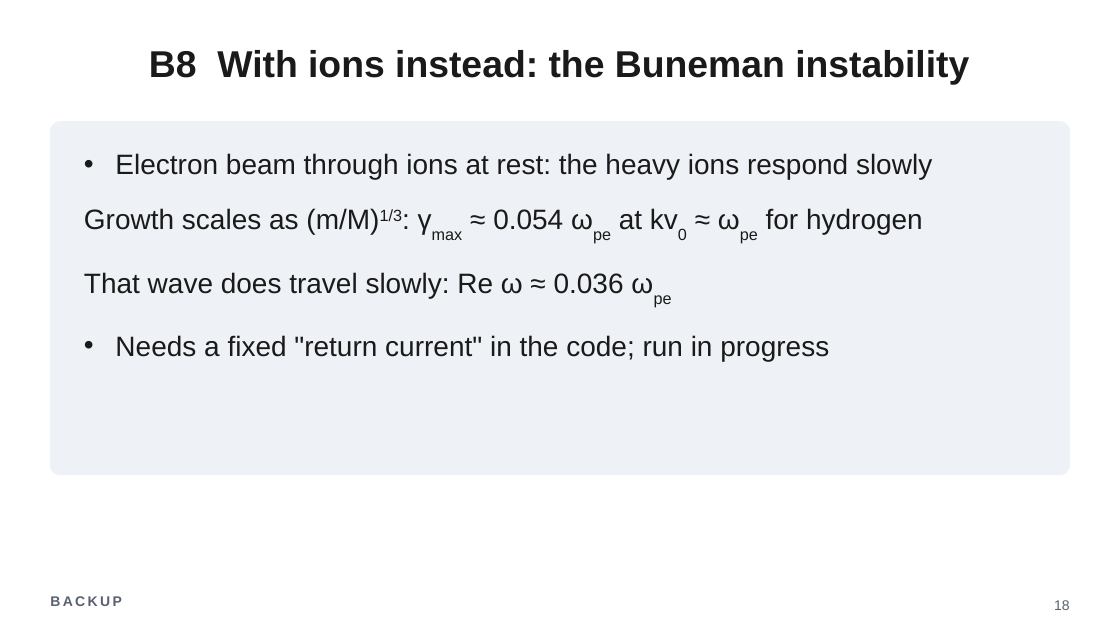
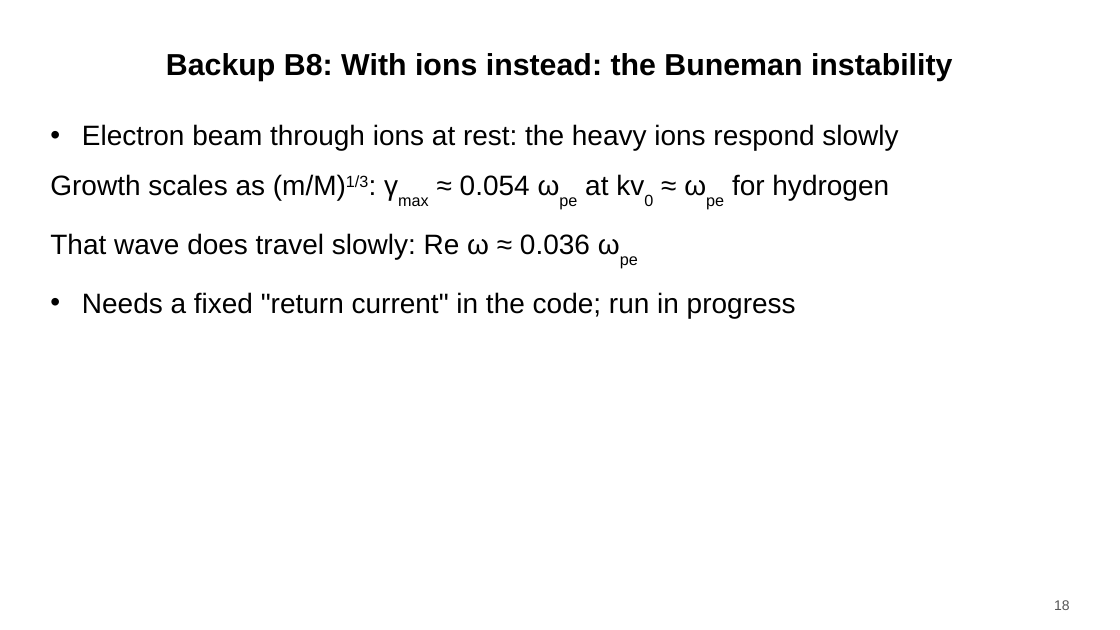
Before and after one commit to harry-wu-28/plasma, a slide deck: slide 18 of twostream/results/talk/twostream_talk.pptx. Drawn at 1120x630 pixels with LibreOffice and Linux fonts; fonts in the diff are those of the drawing. Boxes give left, top, right and bottom in pixels: in the first picture for what was removed or moved away, otherwise in the second. Text is boxed around its words. In the diff, an @@ line names an element or a change of style, - is before the commit and + after.

```diff
--- a/twostream/results/talk/twostream_talk.pptx
+++ b/twostream/results/talk/twostream_talk.pptx
@@ title at <box>166,53,952,81</box>: text changed; size 32 to 26 pt; text colour #1A1A1A to #000000 @@
-B8 With ions instead: the Buneman instability
+Backup B8: With ions instead: the Buneman instability
@@ text "Electron beam through ions at ...": place and size @@
-text "Electron beam through ions at ..." at <box>84,153,932,361</box>
+text "Electron beam through ions at ..." at <box>50,124,898,318</box>
@@ text "Electron beam through ions at ..." at <box>50,124,898,318</box>: text colour #1A1A1A to #000000; less space between paragraphs @@
@@ rounded rectangle removed at <box>50,122,1070,475</box> @@
@@ text removed at <box>50,596,121,606</box> @@
-BACKUP
@@ page number at <box>1054,600,1070,610</box>: text colour #596070 to #555555 @@
```
Also in this commit, not shown: 17 other slides changed, 16 other files.
